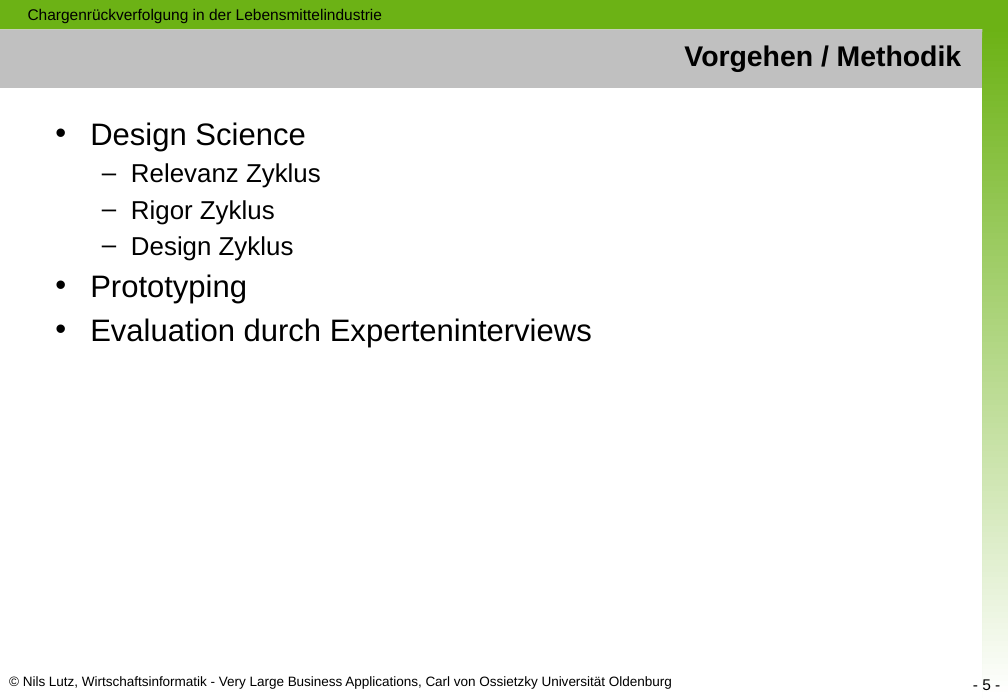
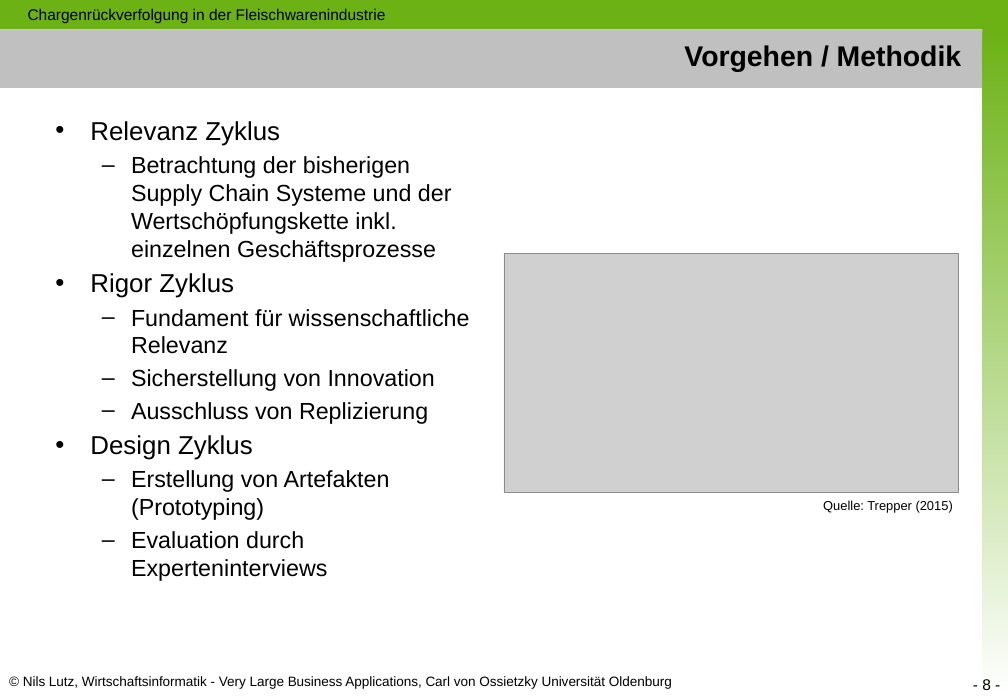
Before and after one commit to nimble-123/masterthesis, a slide deck: slide 8 of presentations/Proposal.pptx (slide 5 before the commit). Drawn at 1008x698 pixels with LibreOffice and Linux fonts; fonts in the diff are those of the drawing; grey boxes stand for pictures. Boxes give left, top, right and bottom in pixels: in the first picture for what was removed or moved away, otherwise in the second. Text is boxed around its words. In the diff, an @@ line names an element or a change of style, - is before the commit and + after.

```diff
--- a/presentations/Proposal.pptx
+++ b/presentations/Proposal.pptx
@@ text at box(28, 8, 386, 23): text changed @@
-Chargenrückverfolgung in der Lebensmittelindustrie
+Chargenrückverfolgung in der Fleischwarenindustrie
@@ text at box(90, 122, 305, 152): paragraph removed @@
-• Design Science
@@ text at box(90, 121, 327, 581): size 24 to 18 pt in "Evaluation durch Experteninterviews"; bullet – to •; list level 2 to 1 in "Relevanz Zyklus"; list level 2 to 1 in "Rigor Zyklus"; list level 2 to 1 in "Design Zyklus"; bullet • to –; list level 1 to 2 in "Evaluation durch Experteninterviews" @@
@@ text at box(131, 156, 452, 262): paragraph added @@
+  – Betrachtung der bisherigen Supply Chain Systeme und der Wertschöpfungskette inkl. einzelnen Geschäftsprozesse
@@ picture added at box(504, 254, 959, 493) @@
@@ text at box(131, 309, 470, 424): paragraphs added @@
+  – Fundament für wissenschaftliche Relevanz
+  – Sicherstellung von Innovation
+  – Ausschluss von Replizierung
@@ text at box(131, 470, 390, 520): text changed; size 24 to 18 pt @@
-• Prototyping
+  – Erstellung von Artefakten (Prototyping)
@@ text added at box(823, 500, 953, 512), 10 pt, text #000000 @@
+Quelle: Trepper (2015)
@@ page number at box(982, 679, 991, 690): text changed @@
-- 5 -
+- 8 -
```
Also in this commit, not shown: 7 other slides changed, 5 slides added.
